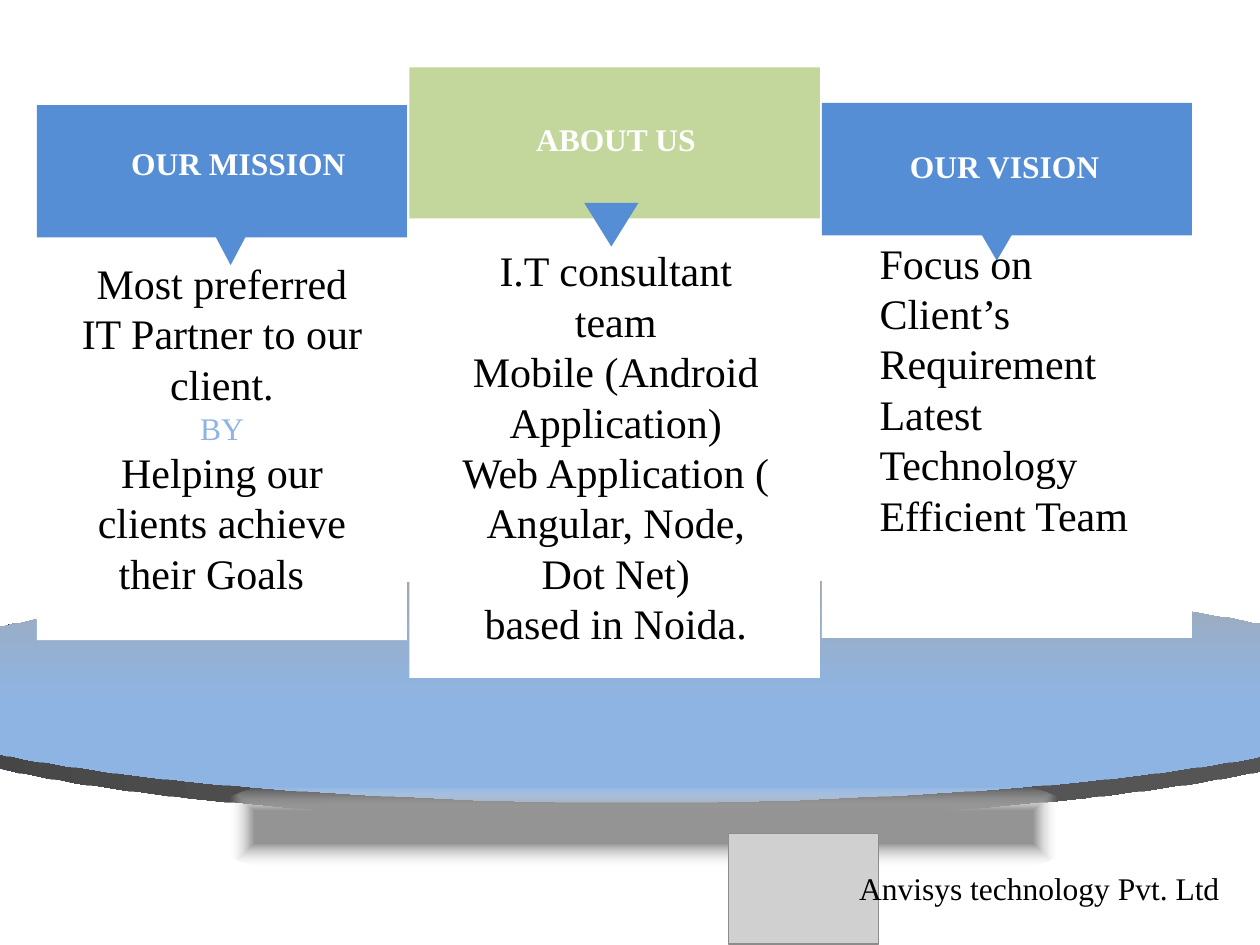
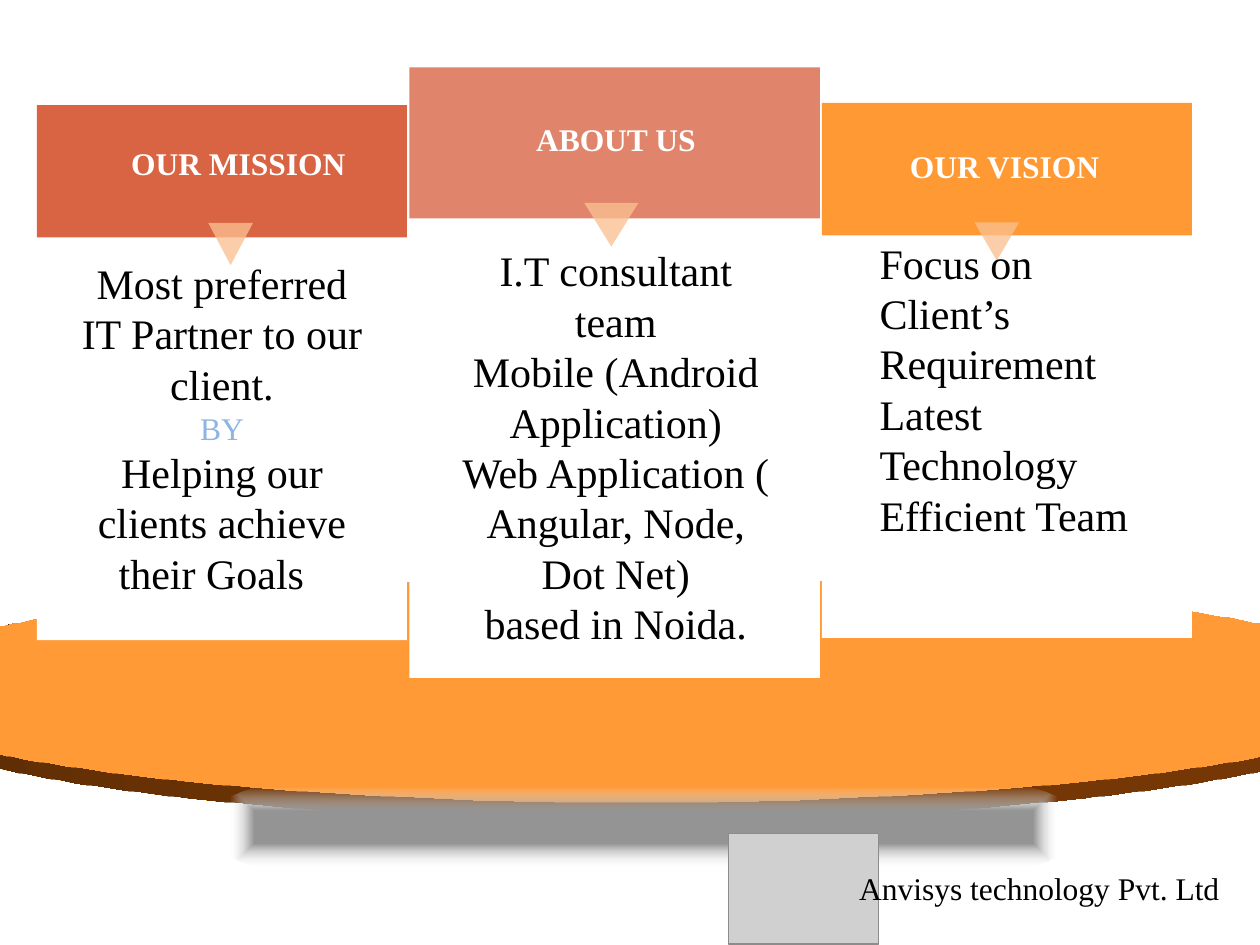
Before and after one commit to Anvisys/Documents, a slide deck: slide 2 of Anvisys-Profile.pptx. Drawn at 1260x945 pixels with LibreOffice and Linux fonts; fonts in the diff are those of the drawing; grey boxes stand for pictures. Boxes give left, top, right and bottom in pixels: in the first picture for what was removed or moved away, otherwise in the second. Text is boxed around its words. In the diff, an @@ line names an element or a change of style, - is before the commit and + after.

Commit message:
Colour changed
Made colour changes
added a slide of Result web services

```diff
--- a/Anvisys-Profile.pptx
+++ b/Anvisys-Profile.pptx
@@ rectangle at [410,67,820,218]: fill #C3D69B to #D86444 at 79% opacity @@
@@ rectangle at [37,105,407,237]: fill #558ED5 to #D86444 @@
@@ rectangle at [822,103,1192,236]: fill #558ED5 to #FF9933 @@
@@ fill #558ED5 to #FAC090 at 77% opacity in 3 elements at [585,203,639,247], [208,223,252,265], [974,223,1018,261] @@
@@ ellipse at [125,343,1149,903]: fill gradient #A6A6A6 to #8EB4E3 to #E46C0A @@
```
Also in this commit, not shown: 2 other slides changed, 1 slide added.
